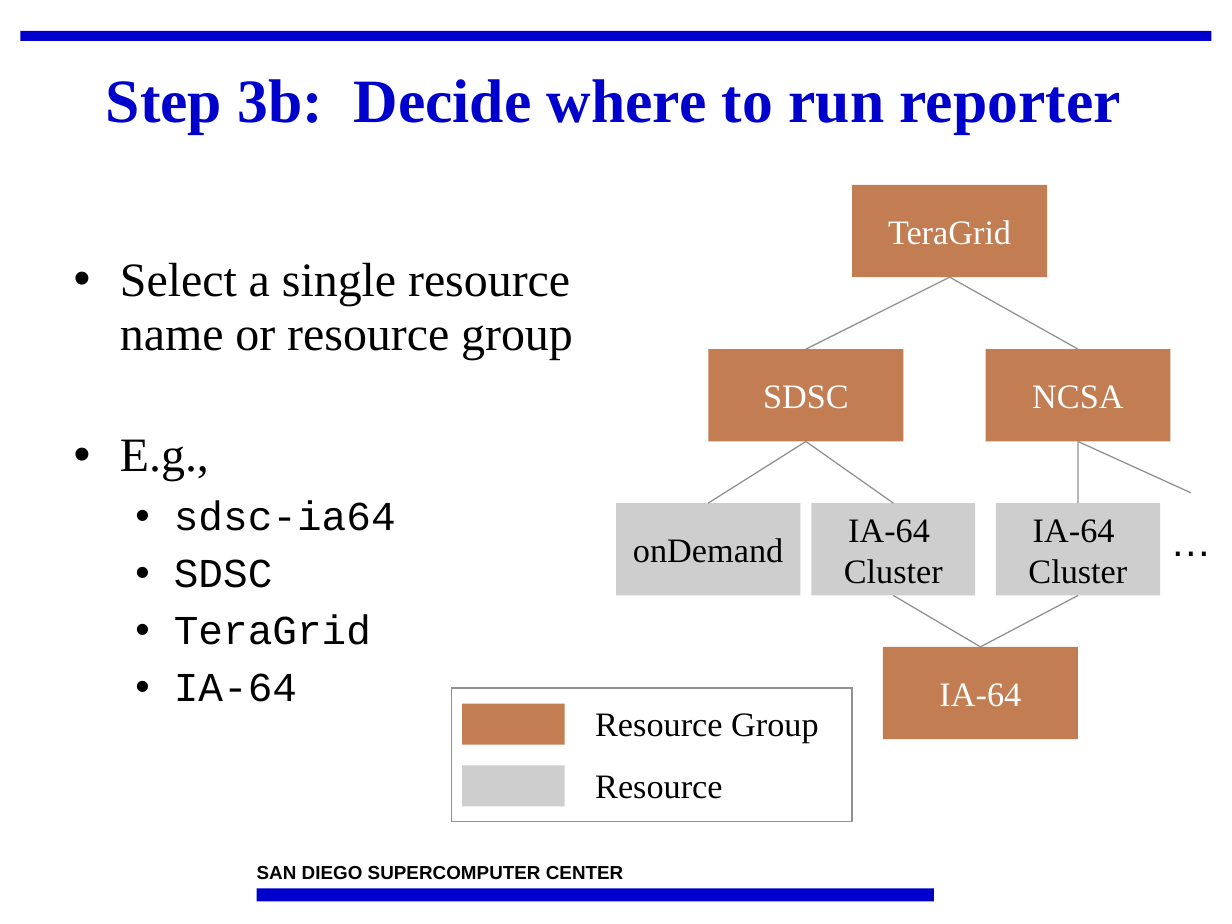
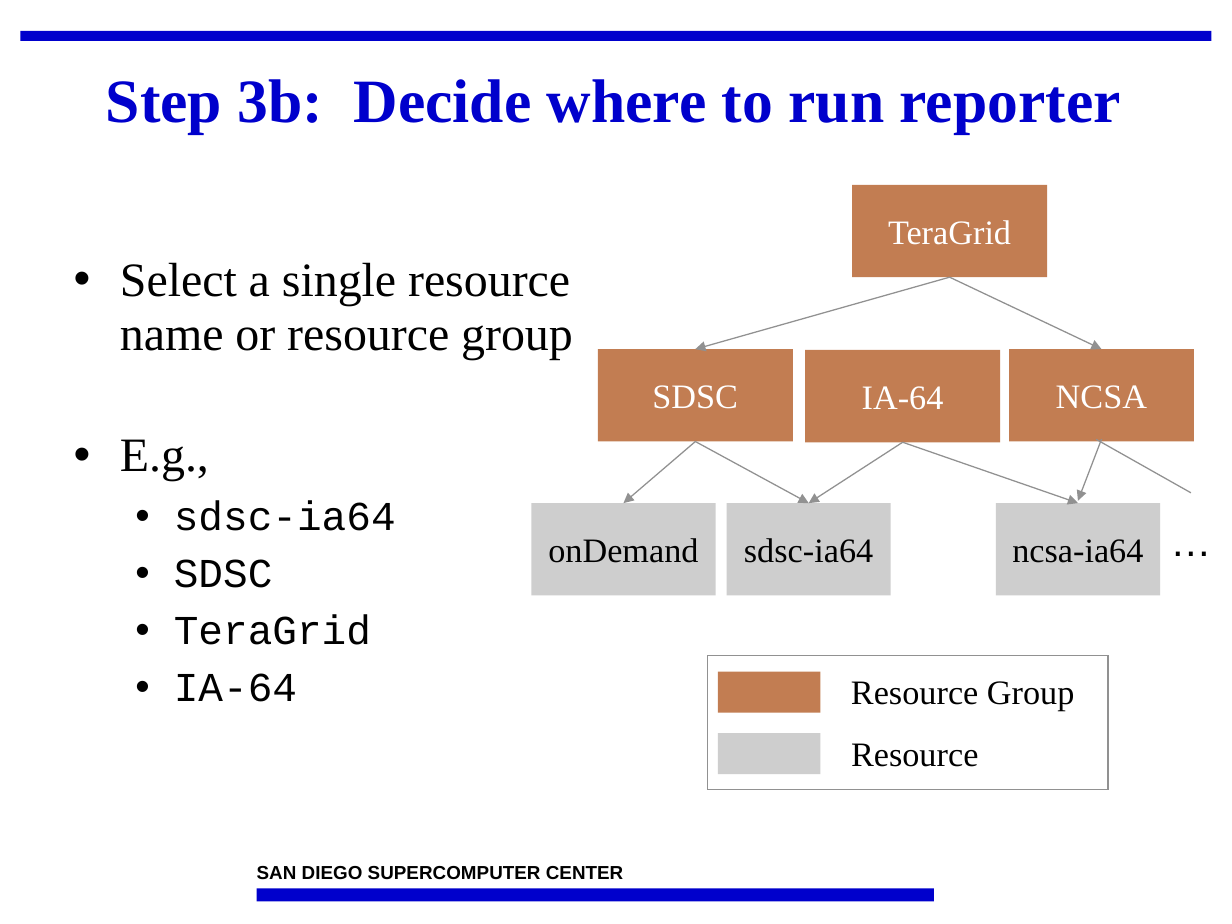
Before and after one commit to IncaProject/inca-xsede, a slide deck: slide 13 of talks/2008workshop/control.ppt. Drawn at 1232x924 pixels with LibreOffice and Linux fonts; fonts in the diff are those of the drawing; background and template pictures are left out. Boxes give left, top, right and bottom in pixels: in the first picture for what was removed or moved away, otherwise in the second. Text is boxed around its words. In the diff, an @@ line names an element or a change of style, - is before the commit and + after.

```diff
--- a/talks/2008workshop/control.ppt
+++ b/talks/2008workshop/control.ppt
@@ line moved from (806, 349) - (950, 277) to (695, 349) - (950, 277) @@
@@ line (695, 349) - (950, 277): line to arrow @@
@@ line moved from (1078, 349) - (950, 277) to (1101, 349) - (950, 277) @@
@@ line (1101, 349) - (950, 277): line to arrow @@
@@ rectangle "SDSC": place and size @@
-rectangle "SDSC" at (708,349,903,441)
+rectangle "SDSC" at (598,349,792,441)
@@ rectangle "IA-64": place and size @@
-rectangle "IA-64" at (883,647,1078,739)
+rectangle "IA-64" at (804,350,999,442)
@@ rectangle "NCSA": place and size @@
-rectangle "NCSA" at (986,349,1170,441)
+rectangle "NCSA" at (1009,349,1194,441)
@@ line moved from (981, 647) - (893, 595) to (623, 503) - (695, 441) @@
@@ line (623, 503) - (695, 441): line to arrow @@
@@ line moved from (708, 503) - (806, 441) to (695, 441) - (808, 503) @@
@@ line (695, 441) - (808, 503): line to arrow @@
@@ line moved from (806, 441) - (893, 503) to (903, 442) - (808, 503) @@
@@ line (903, 442) - (808, 503): line to arrow @@
@@ line moved from (1078, 595) - (981, 647) to (1078, 503) - (903, 442) @@
@@ line (1078, 503) - (903, 442): line to arrow @@
@@ line moved from (1078, 503) - (1078, 441) to (1078, 500) - (1101, 439) @@
@@ line (1078, 500) - (1101, 439): line to arrow @@
@@ line moved from (1078, 441) - (1191, 493) to (1096, 440) - (1191, 493) @@
@@ rectangle "onDemand": place and size @@
-rectangle "onDemand" at (616,503,801,595)
+rectangle "onDemand" at (531,503,716,595)
@@ rectangle added at (727,503,891,595), fill #CECECE, 20 pt, text #000000 @@
+sdsc-ia64
@@ rectangle removed at (812,503,976,595) @@
-IA-64
-Cluster
@@ text in rectangle at (1012,539,1143,563): text changed @@
-IA-64
-Cluster
+ncsa-ia64
@@ 3 rectangles, 2 texts: place and size @@
-3 rectangles, 2 texts at (452,687,853,821)
+3 rectangles, 2 texts at (707,655,1108,788)
```
Also in this commit, not shown: 16 other slides changed.
